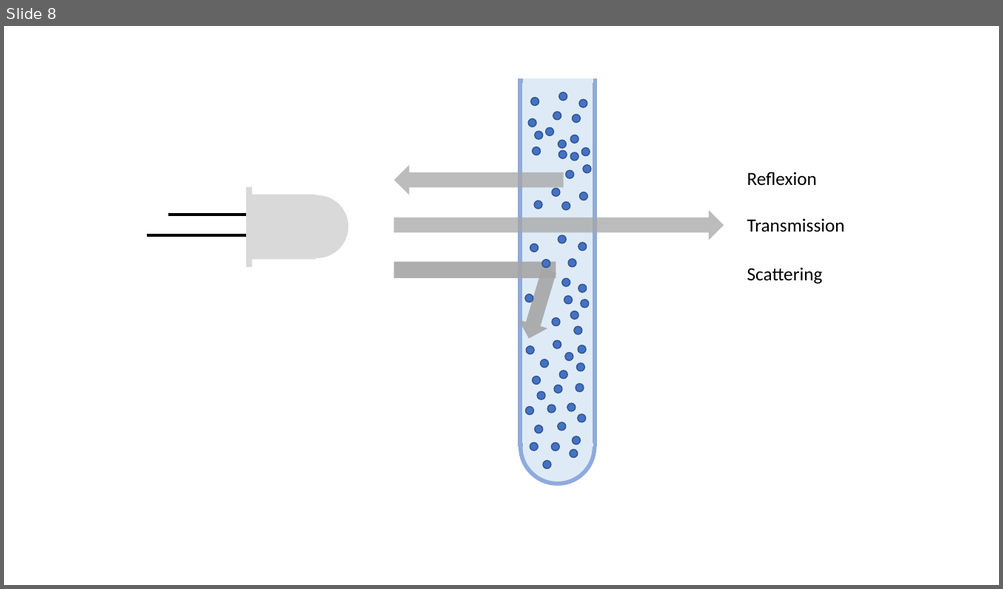
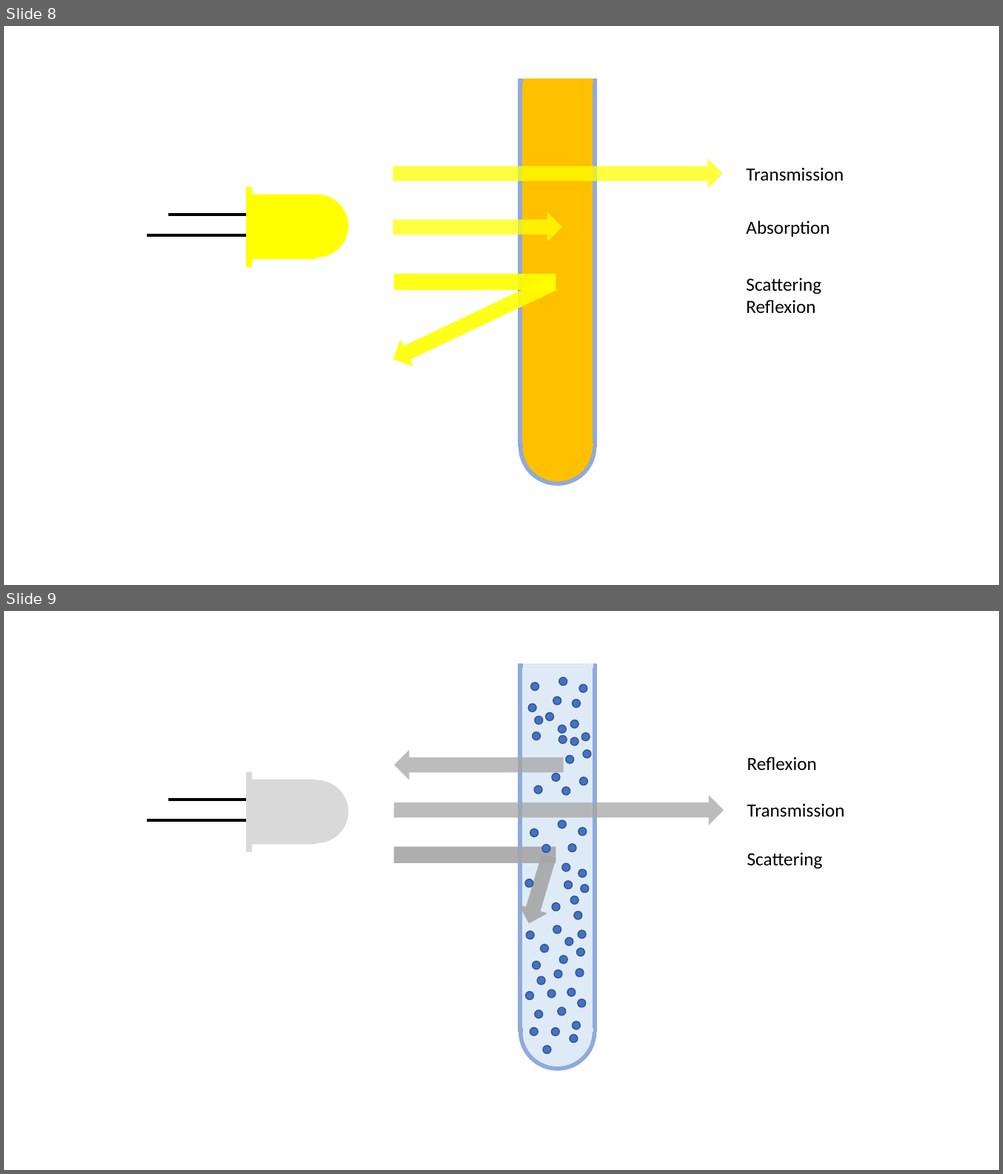
Before and after one commit to smartaquametering/smartPhotometer, a slide deck: assets/_drawings.pptx. Shown one above the other, each under a label of ours: slide 8 before the commit, slides 8 and 9 after it. The pictures are 1003x589 and 1003x1174 pixels, drawn with LibreOffice and Linux fonts; fonts in the diff are those of the drawing. Boxes give left, top, right and bottom in pixels: in the first picture for what was removed or moved away, otherwise in the second. Text is boxed around its words. In the diff, an @@ line names an element or a change of style, - is before the commit and + after.

```diff
--- a/assets/_drawings.pptx
+++ b/assets/_drawings.pptx
@@ slide 8 added at bbox=[4, 26, 999, 585], background #FFFFFF @@
@@ group added at bbox=[521, 81, 595, 484]: 2 lines, 1 ellipse, 1 rectangle @@
@@ right arrow added at bbox=[392, 158, 723, 189], fill #FFFF00 at 75% opacity @@
@@ text added at bbox=[745, 167, 843, 181], 18 pt, text #000000 @@
+Transmission
@@ right arrow added at bbox=[392, 212, 562, 241], fill #FFFF00 at 75% opacity @@
@@ text added at bbox=[745, 221, 829, 237], 18 pt, text #000000 @@
+Absorption
@@ group added at bbox=[148, 187, 349, 267]: 2 rectangles, 2 lines, 1 ellipse @@
@@ right arrow added at bbox=[387, 270, 560, 373], fill #FFFF00 at 90% opacity @@
@@ rectangle added at bbox=[393, 274, 555, 290], fill #FFFF00 at 90% opacity @@
@@ text added at bbox=[745, 278, 821, 313], 18 pt, text #000000 @@
+Scattering
+Reflexion
@@ what was slide 8 is now slide 9 @@
```
Also in this commit, not shown: 8 slides changed, 10 other files.
